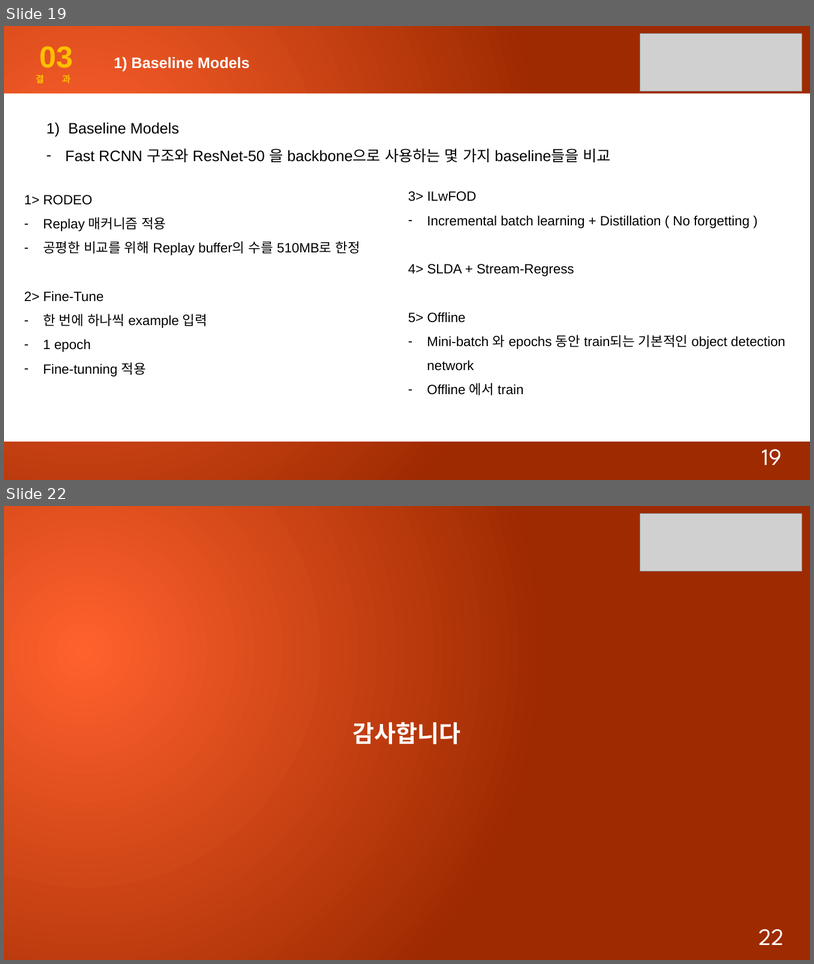
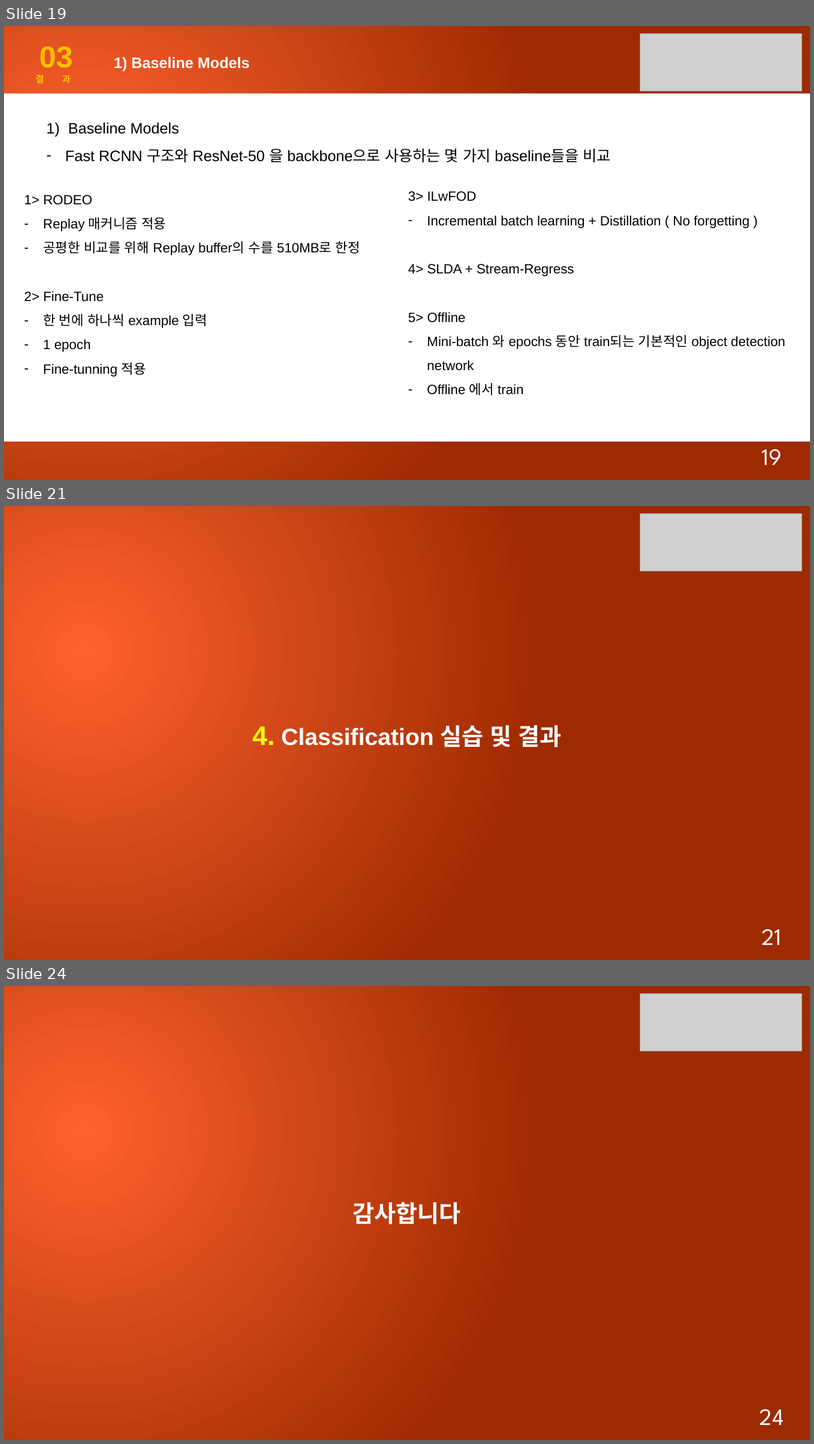
Before and after one commit to star6973/unmanned-payment-system, a slide deck: PPT/KwonHH/RODEO_Replay for Online Object Detection(3).pptx. Shown one above the other, each under a label of ours: slides 19 and 22 before the commit, slides 19, 21 and 24 after it; the slides between them are not shown. The pictures are 814x964 and 814x1444 pixels, drawn with LibreOffice and Linux fonts; fonts in the diff are those of the drawing; grey boxes stand for pictures. Boxes give left, top, right and bottom in pixels: in the first picture for what was removed or moved away, otherwise in the second. Text is boxed around its words. In the diff, an @@ line names an element or a change of style, - is before the commit and + after.

```diff
--- a/PPT/KwonHH/RODEO_Replay for Online Object Detection(3).pptx
+++ b/PPT/KwonHH/RODEO_Replay for Online Object Detection(3).pptx
@@ slide 21 added at (x1=4, y1=506, x2=810, y2=960), background gradient #FF622E to #9E2A00 @@
@@ picture added at (x1=641, y1=514, x2=803, y2=571) @@
@@ text added at (x1=252, y1=725, x2=562, y2=747), 28 pt, text #FFFFFF, bold @@
+4. Classification 실습 및 결과
@@ page number added at (x1=762, y1=928, x2=782, y2=945), 28 pt, text #FFFFFF @@
+21
@@ what was slide 22 is now slide 24 @@
@@ page number at (x1=760, y1=1408, x2=784, y2=1425): text changed @@
-22
+24
```
Also in this commit, not shown: 1 slide changed, 2 other slides added, 1 slide removed.
